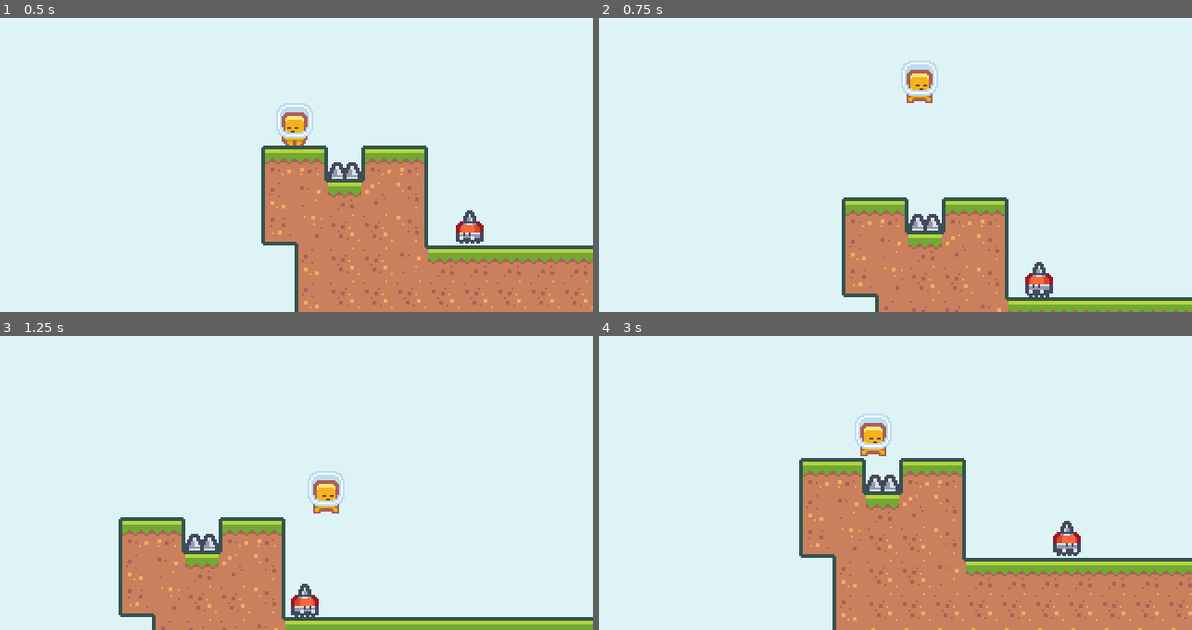
Above: before the commit, frames 1-4 (two rows, left to right).
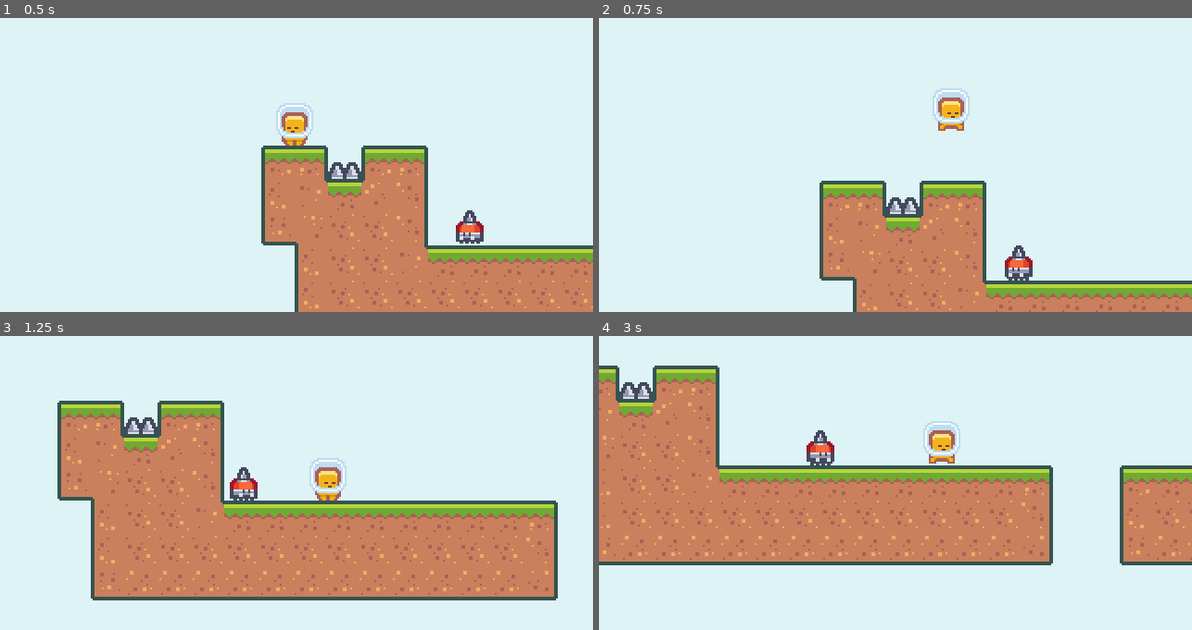
Above: after the commit, the same moments.

Repository: Yrainyw/2D-Platformer
Game: Godot game, scene res://Scenes/baseLevel.tscn
Same seed, same stepped clock (60 frames per second), same inputs: the game is played once before the commit and once after it. This scene is started directly instead of the project's main scene.
Inputs:
- Up to frame 1 (0.5 s): no input
- Up to frame 2 (0.75 s): hold D (move_right) from 0.53 s (still down); hold J (jump) from 0.53 s (still down); tap K (dash, bound only after the commit) at 0.6 s
- Up to frame 3 (1.25 s): keep holding D (move_right); keep holding J (jump)
- Up to frame 4 (3 s): release J (jump) at 1.28 s; tap J (jump) at 1.35, 1.52, 1.82 s; tap K (dash, bound only after the commit) at 1.55, 2.1, 2.85 s; release D (move_right) at 2.03 s; hold A (move_left) 2.03-2.78 s; hold J (jump) 2.03-2.78 s; hold D (move_right) from 2.78 s (still down)

Frame 1 is identical in both runs. In frame 2, 13% of the frame differs, in the area x 37-100%, y 14-100%; in frame 3, 38%; in frame 4, 47%, in the area x 0-100%, y 10-100%.

Commit message:
Adding Player Dash Movement

Diff:
--- a/Scenes/Player.tscn
+++ b/Scenes/Player.tscn
@@ -12,15 +12,15 @@
 
 [sub_resource type="SpriteFrames" id=3]
 animations = [ {
+"frames": [ ExtResource( 3 ) ],
+"loop": true,
+"name": "jump",
+"speed": 5.0
+}, {
 "frames": [ ExtResource( 1 ), ExtResource( 3 ) ],
 "loop": true,
 "name": "run",
 "speed": 10.0
-}, {
-"frames": [ ExtResource( 3 ) ],
-"loop": true,
-"name": "jump",
-"speed": 5.0
 }, {
 "frames": [ ExtResource( 1 ) ],
 "loop": true,
--- a/Scripts/Player.gd
+++ b/Scripts/Player.gd
@@ -1,6 +1,8 @@
 extends KinematicBody2D
 
 signal died
+
+enum State { NORMAL, DASHING }
 
 var gravity = 1000 # 重力大小，越大下落越快
 var velocity = Vector2.ZERO
@@ -8,9 +10,15 @@
 var maxHorizontalSpeed = 140 # 水平移动最大速度(跑多快)
 var horizontalAcceleration = 2000 # 水平加速度(多快能跑到最大速度,越大起步越快)
 
+var maxDashSpeed = 500
+var minDashSpeed = 200
+
 var jumpSpeed = 360 # 跳跃初速度(跳多高)
 var jumpTerminationMultiplier = 4  # 松开跳跃键后,重力加倍的倍数(控制"跳跃高度可变":点一下跳得低,按住跳得高)
 var hasDoubleJump = false
+
+var currentState = State.NORMAL
+var isStateNew = true
 
 
 func _ready():
@@ -18,12 +26,27 @@
 
 
 func _process(delta):
+	match currentState:
+		State.NORMAL:
+			process_normal(delta)
+		State.DASHING:
+			process_dash(delta)
+	isStateNew = false
+
+
+func change_state(newState):
+	currentState = newState
+	isStateNew = true
+
+
+func process_normal(delta):
 	var moveVector = get_movement_vector()
 
 	velocity.x += moveVector.x * horizontalAcceleration * delta
+
 	if (moveVector.x == 0):
 		velocity.x = lerp(velocity.x, 0, .1)
-		velocity.x = lerp(0, velocity.x, pow(2, -50 * delta))
+		velocity.x = lerp(0, velocity.x, pow(2, -8 * delta))
 
 	velocity.x = clamp(velocity.x, -maxHorizontalSpeed, maxHorizontalSpeed)
 
@@ -47,7 +70,30 @@
 	if (is_on_floor()):
 		hasDoubleJump = true
 
+	if (Input.is_action_just_pressed("dash")):
+		call_deferred("change_state", State.DASHING)
+
 	updateAnimation()
+
+
+func process_dash(delta):
+	if (isStateNew):
+		$AnimatedSprite.play("jump")
+		var moveVector = get_movement_vector()
+		var velocityMod = 1
+
+		if (moveVector.x != 0):
+			velocityMod = sign(moveVector.x)
+		else:
+			velocityMod = 1 if $AnimatedSprite.flip_h else -1
+
+		velocity = Vector2(maxDashSpeed * velocityMod, 0)
+
+	velocity = move_and_slide(velocity, Vector2.UP)
+	velocity.x = lerp(0, velocity.x, pow(2, -8 * delta))
+
+	if (abs(velocity.x) < minDashSpeed):
+		call_deferred("change_state", State.NORMAL)
 
 
 func get_movement_vector():
--- a/project.godot
+++ b/project.godot
@@ -66,6 +66,12 @@
 , Object(InputEventKey,"resource_local_to_scene":false,"resource_name":"","device":0,"alt":false,"shift":false,"control":false,"meta":false,"command":false,"pressed":false,"scancode":32,"unicode":0,"echo":false,"script":null)
  ]
 }
+dash={
+"deadzone": 0.5,
+"events": [ Object(InputEventKey,"resource_local_to_scene":false,"resource_name":"","device":0,"alt":false,"shift":false,"control":false,"meta":false,"command":false,"pressed":false,"scancode":75,"unicode":0,"echo":false,"script":null)
+, Object(InputEventKey,"resource_local_to_scene":false,"resource_name":"","device":0,"alt":false,"shift":false,"control":false,"meta":false,"command":false,"pressed":false,"scancode":16777237,"unicode":0,"echo":false,"script":null)
+ ]
+}
 
 [layer_names]
 
